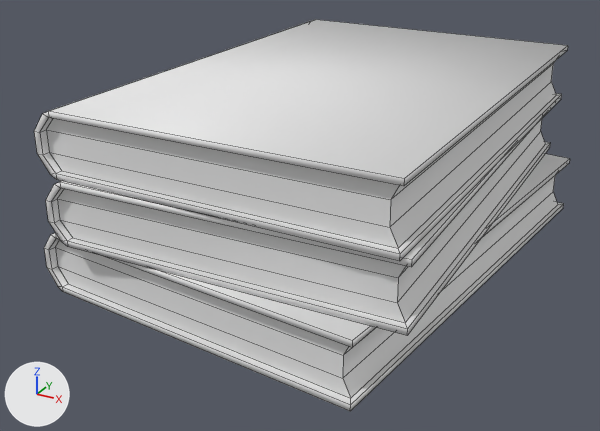
Before and after pictures for a commit that changed the FBX model UNITY/Projekt_2/Assets/_FBX/Clutter/msh_BookPile_5.fbx.
One viewpoint serves both versions: a 50 mm camera at (-0.425, 1.656, 1.298) aimed at (-0.584, 1.945, 1.154). Every picture has the same lights, and +X, +Y and +Z are marked at lower left. The older version comes first. Mesh edges are drawn as thin lines. Materials are left out; every surface is plain grey. Where no turn or scale is listed for an object, it has been applied to the vertices.

The first picture shows 'msh_BookPile_5'.
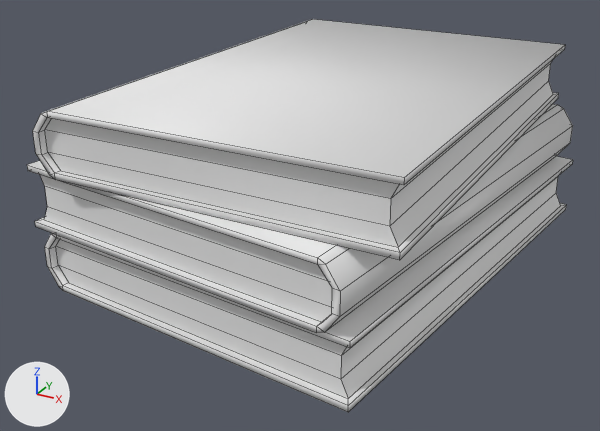
Pixel boxes (x1, y1, x2, y2) of what changed, in the pictures (600 x 431 px; the box of a moved part takes in the faces that stretch with it):
'msh_BookPile_5', reshaped, moved
    before: (34, 19, 570, 411)
    after: (27, 19, 573, 412)
part 1 of me_cube_267, moved or reshaped
    before: (34, 19, 568, 261)
    after: (33, 19, 565, 260)
part 2 of me_cube_267, moved or reshaped
    before: (46, 119, 550, 335)
    after: (27, 104, 573, 333)
part 3 of me_cube_267, moved or reshaped
    before: (44, 154, 570, 411)
    after: (45, 156, 573, 412)

The change in detail:
me_cube_267 is used by ob_msh_bookpile_5; location (-0.5719, 1.9598, 1.1356).
me_cube_267 had 132 vertices, 132 faces and spanned x -0.087..0.078, y -0.107..0.108, z 0.0..0.078.
me_cube_267 now has 132 vertices, 132 faces and spans x -0.09..0.079, y -0.109..0.108, z 0.0..0.078.
me_cube_267 part 1: the loose piece of 44 vertices spanning x -0.077..0.069, y -0.098..0.103, z 0.052..0.078 is turned -180 degrees about the x axis through its middle, then moved by (-0.002, 0.0, 0.0).
me_cube_267 part 2: the loose piece of 44 vertices spanning x -0.078..0.07, y -0.099..0.104, z 0.026..0.052 is multiplied about its middle by the matrix ((-0.995, 0.102, 0.0), (0.102, 0.995, 0.0), (0.0, 0.0, -1.0)), then moved by (-0.003, -0.003, 0.0).
me_cube_267 part 3: the loose piece of 44 vertices spanning x -0.087..0.078, y -0.107..0.108, z 0.0..0.026 is multiplied about its middle by the matrix ((0.975, -0.224, 0.0), (-0.224, -0.975, 0.0), (0.0, 0.0, -1.0)).
Object 'msh_BookPile_5' (ob_msh_bookpile_5) moves from (-0.5719, 1.9598, 1.1356) to (-0.5711, 1.9594, 1.1358).
